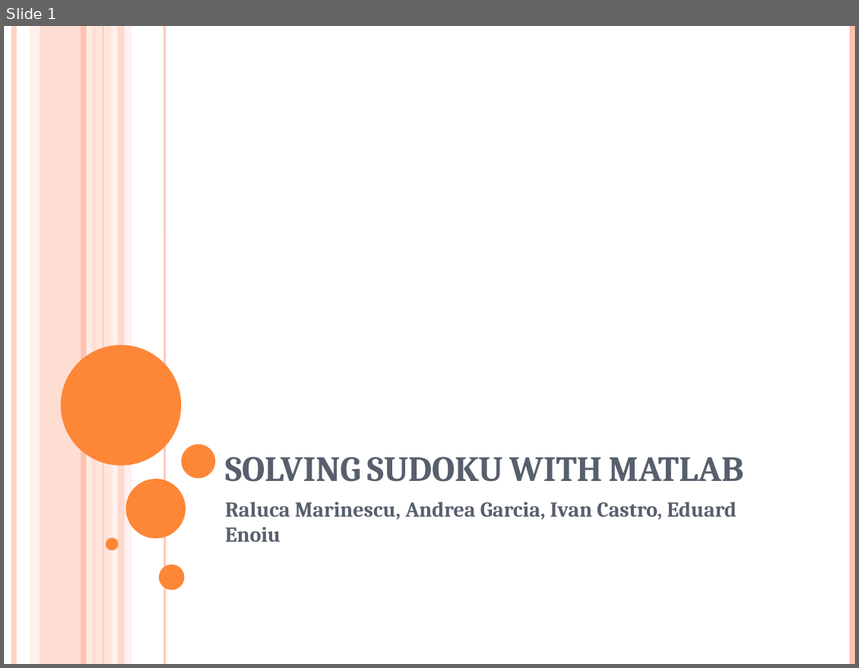
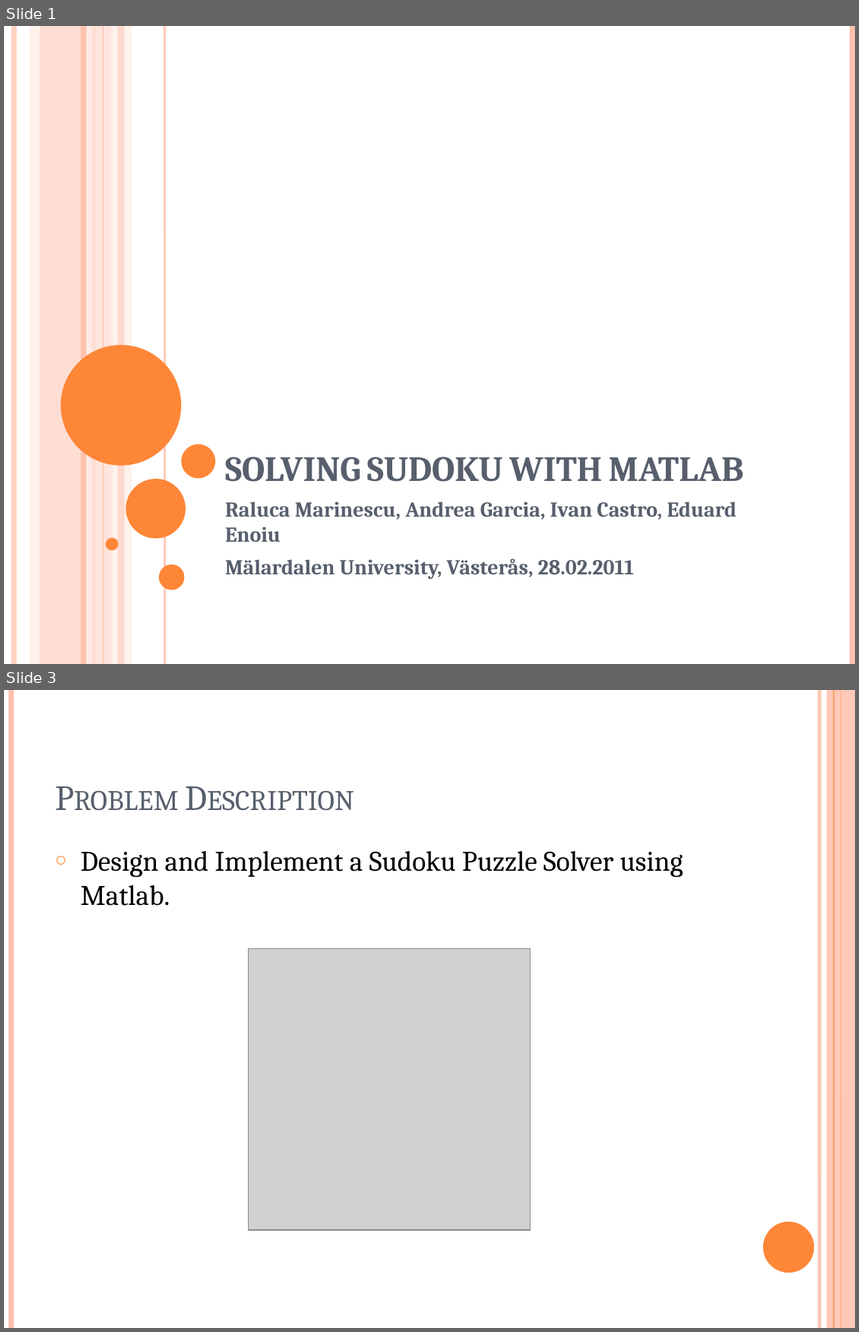
Before and after one commit to VivekVeeri/i-sudoku-matlab, a slide deck: doc/SOLVING SUDOKU WITH MATLAB.pptx. Shown one above the other, each under a label of ours: slide 1 before the commit, slides 1 and 3 after it; the slides between them are not shown. The pictures are 859x668 and 859x1332 pixels, drawn with LibreOffice and Linux fonts; fonts in the diff are those of the drawing; grey boxes stand for pictures. Boxes give left, top, right and bottom in pixels: in the first picture for what was removed or moved away, otherwise in the second. Text is boxed around its words. In the diff, an @@ line names an element or a change of style, - is before the commit and + after.

```diff
--- a/doc/SOLVING SUDOKU WITH MATLAB.pptx
+++ b/doc/SOLVING SUDOKU WITH MATLAB.pptx
@@ slide 3 added at (4,690,855,1328), background #FFFFFF @@
@@ line added from (11, 690) to (11, 1328), #FEC3AE 4.5 pt @@
@@ line added from (819, 690) to (819, 1328), #FEC3AE 3 pt @@
@@ rectangle added at (827,690,855,1328), fill #FEC3AE at 87% opacity @@
@@ line added from (834, 690) to (834, 1328), #FE8637 0.75 pt @@
@@ line added from (841, 690) to (841, 1328), #FE8637 1.5 pt @@
@@ title added at (47,716,742,822), 30 pt, text #575F6D, small capitals @@
+Problem Description
@@ text added at (81,851,683,906), 24 pt, text #000000 @@
+○ Design and Implement a Sudoku Puzzle Solver using Matlab.
@@ picture added at (248,948,530,1230) @@
@@ ellipse added at (763,1222,814,1273), fill #FE8637 @@
@@ slide 1 changed as well @@
@@ subtitle at (225,559,635,579): paragraph added @@
+Mälardalen University, Västerås, 28.02.2011
```
Also in this commit, not shown: 1 other slide changed, 18 other slides added, 1 other file.
